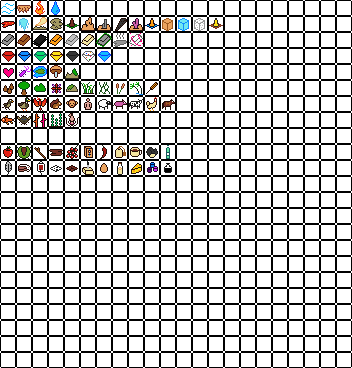
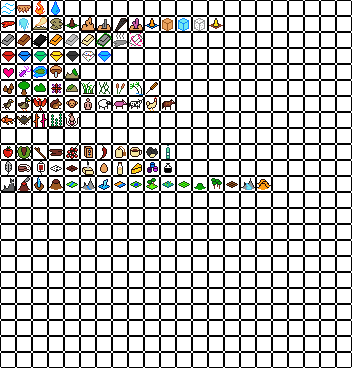
Two versions of the same layered image (352 x 368). Layer-by-layer changes:
painted on "Elements" over [1, 177, 271, 191]
